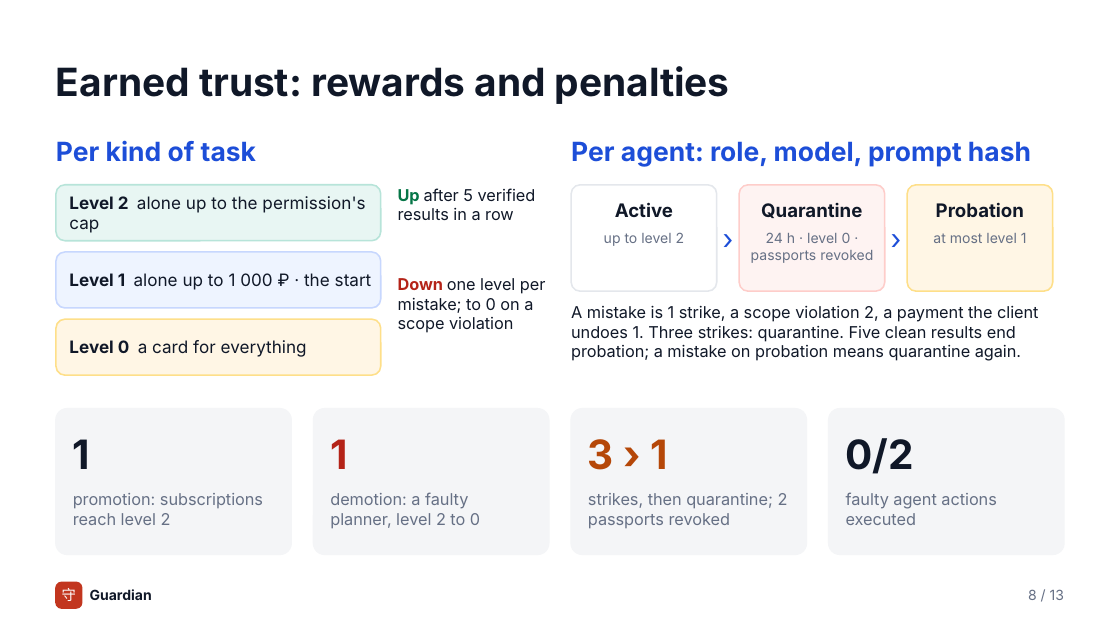
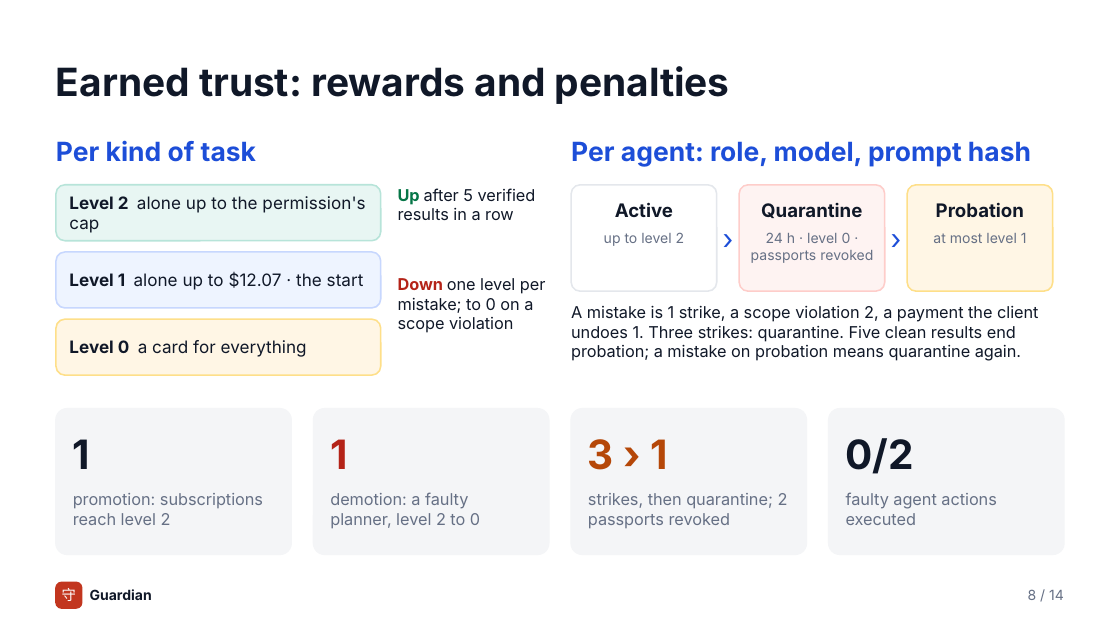
Before and after one commit to yourfavoriteself/ShenzhenFinTechathonTopicA, a slide deck: slide 8 of docs/presentation.pptx. Drawn at 1120x630 pixels with LibreOffice and Linux fonts; fonts in the diff are those of the drawing. Boxes give left, top, right and bottom in pixels: in the first picture for what was removed or moved away, otherwise in the second. Text is boxed around its words. In the diff, an @@ line names an element or a change of style, - is before the commit and + after.

```diff
--- a/docs/presentation.pptx
+++ b/docs/presentation.pptx
@@ text at (69, 272, 364, 290): text changed @@
-Level 1 alone up to 1 000 ₽ · the start
+Level 1 alone up to $12.07 · the start
@@ text at (1028, 589, 1064, 600): text changed @@
-8 / 13
+8 / 14
```
Also in this commit, not shown: 11 other slides changed, 1 slide added, 9 other files.
